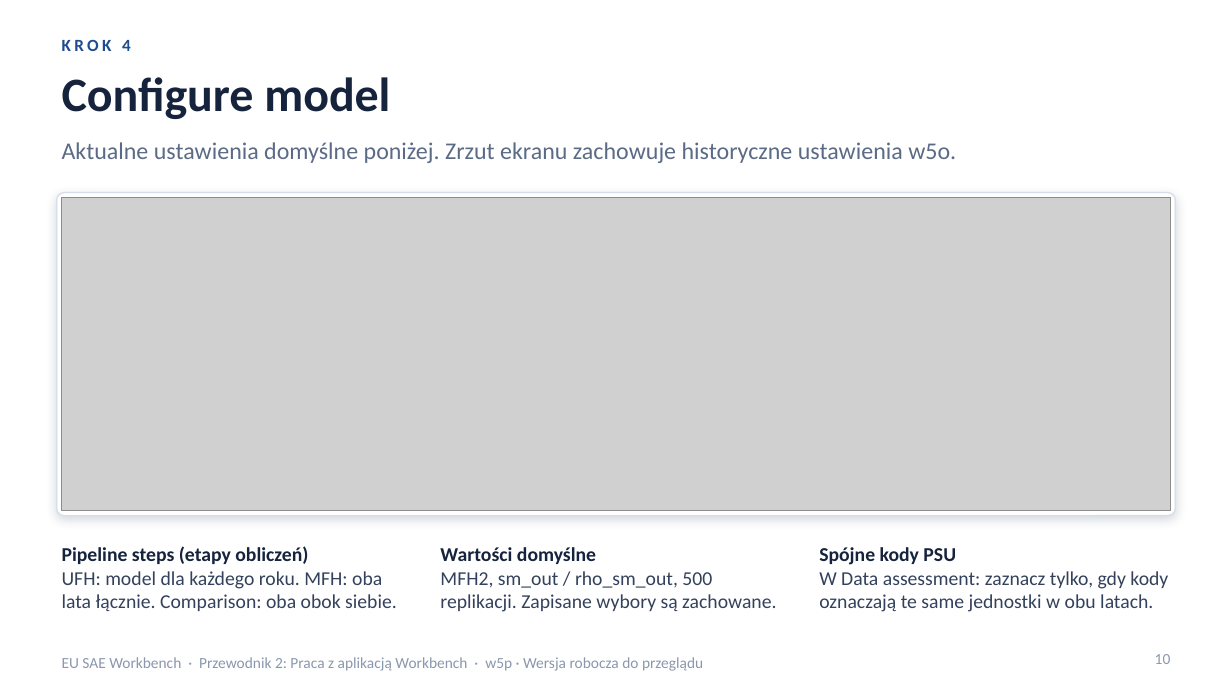
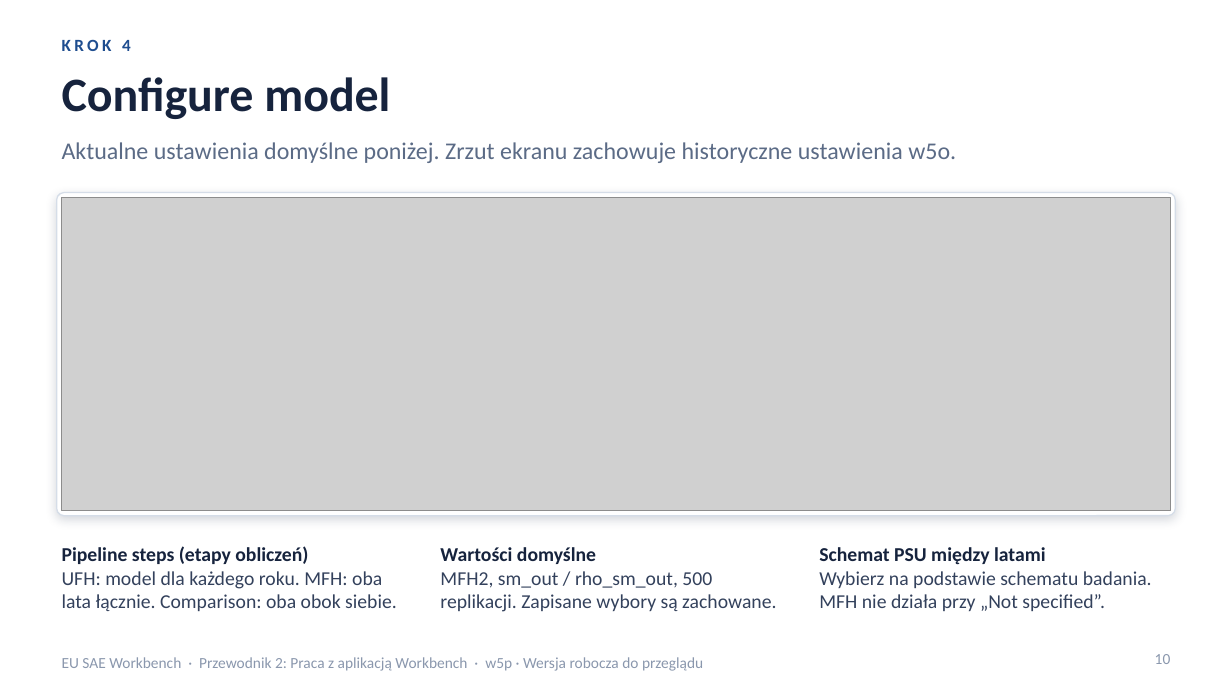
Before and after one commit to Noboyoshida227/eu-sae-application, a slide deck: slide 10 of docs/instructions/Polish/EU_SAE_Workbench_Guide_2_Running_the_Workbench_PL.pptx. Drawn at 1232x693 pixels with LibreOffice and Linux fonts; fonts in the diff are those of the drawing; grey boxes stand for pictures. Boxes give left, top, right and bottom in pixels: in the first picture for what was removed or moved away, otherwise in the second. Text is boxed around its words. In the diff, an @@ line names an element or a change of style, - is before the commit and + after.

```diff
--- a/docs/instructions/Polish/EU_SAE_Workbench_Guide_2_Running_the_Workbench_PL.pptx
+++ b/docs/instructions/Polish/EU_SAE_Workbench_Guide_2_Running_the_Workbench_PL.pptx
@@ text at (x1=819, y1=547, x2=1152, y2=611): text changed @@
-Spójne kody PSU
-W Data assessment: zaznacz tylko, gdy kody oznaczają te same jednostki w obu latach.
+Schemat PSU między latami
+Wybierz na podstawie schematu badania. MFH nie działa przy „Not specified”.
```
Also in this commit, not shown: 33 other files.
